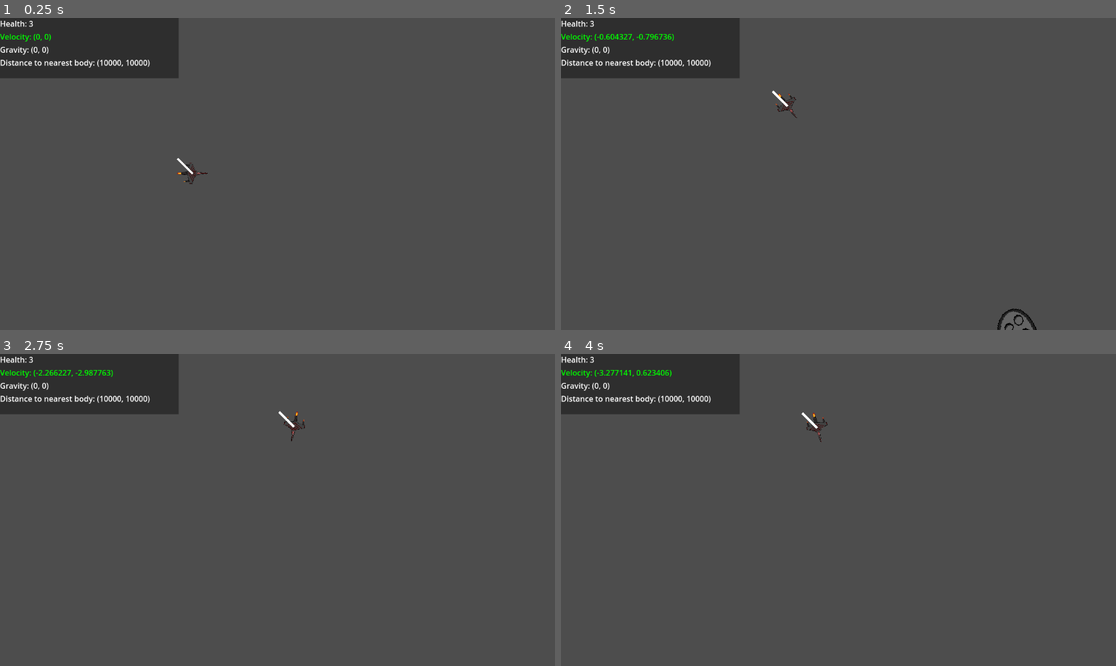
Above: before the commit, frames 1-4 (two rows, left to right).
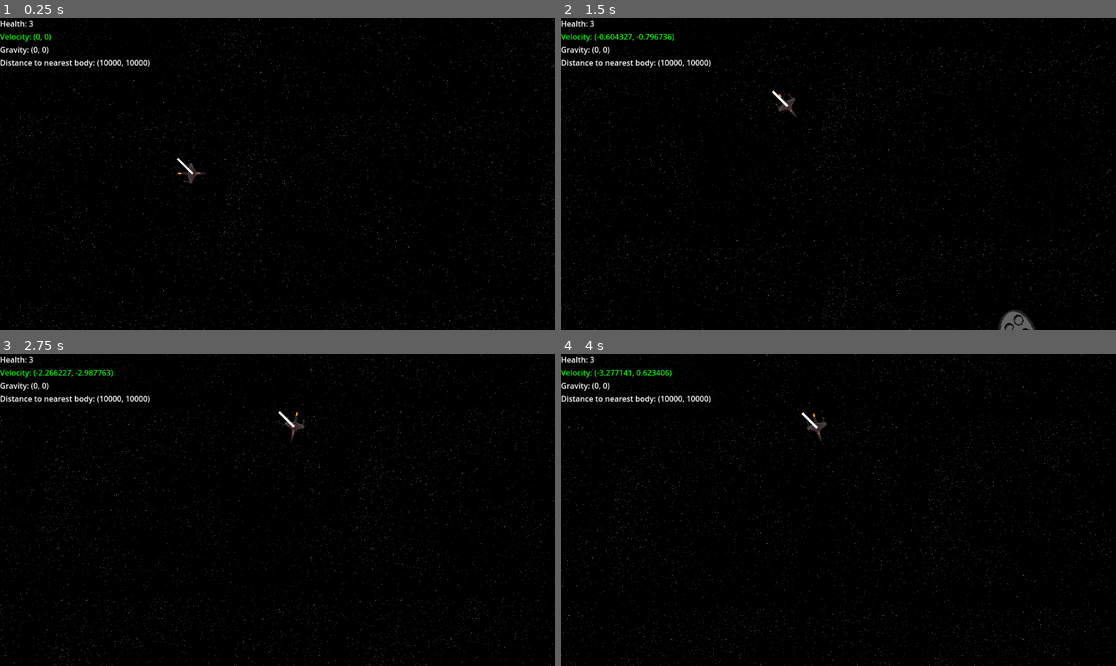
Above: after the commit, the same moments.

Repository: Lambda-Nabla/orbit-newton
Game: Godot game, scene res://scenes/main.tscn
Same seed, same stepped clock (60 frames per second), same inputs: the game is played once before the commit and once after it. This scene is started directly instead of the project's main scene.
Inputs (mouse positions are in pixels of both pictures, inside the frame that each line leads up to):
- Up to frame 1 (0.25 s): no input
- Up to frame 2 (1.5 s): tap Enter at 0.5 s; move the mouse to (960, 158) at 0.52 s; hold D (right) 0.53-1.28 s; click (960, 158) at 0.67 s; move the mouse to (727, 189) at 1.27 s; hold S (down) from 1.28 s (still down)
- Up to frame 3 (2.75 s): move the mouse to (333, 441) at 2.02 s; release S (down) at 2.03 s; hold D (right) from 2.03 s (still down)
- Up to frame 4 (4 s): move the mouse to (810, 572) at 2.77 s; release D (right) at 2.78 s; hold W (up) 2.78-3.53 s; click (810, 572) at 2.92 s; move the mouse to (1005, 556) at 3.52 s; hold A (left) from 3.53 s (still down)

The runs differ from the first frame. In frame 1, 99% of the frame differs, in the area x 0-100%, y 0-100%; in frame 2, 99%; in frame 3, 99%; in frame 4, 99%.

Commit message:
added stars background back in

Diff:
--- a/scenes/main.tscn
+++ b/scenes/main.tscn
@@ -9,6 +9,7 @@
 [ext_resource type="Texture2D" uid="uid://cxmx7v8nul3rq" path="res://textures/planet_moon.png" id="7_wqxwc"]
 [ext_resource type="Script" path="res://scenes/pointToPlanet.gd" id="8_k7dsp"]
 [ext_resource type="Texture2D" uid="uid://6xny2yfxwwdf" path="res://textures/Asteroid1.png" id="8_ppexo"]
+[ext_resource type="Texture2D" uid="uid://dt7q8xry417af" path="res://textures/starsky.webp" id="10_2xhfs"]
 
 [sub_resource type="CircleShape2D" id="CircleShape2D_lfh2h"]
 
@@ -307,3 +308,11 @@
 [node name="Sprite2D" type="Sprite2D" parent="Asteroid14"]
 scale = Vector2(0.5, 0.5)
 texture = ExtResource("8_ppexo")
+
+[node name="Starsky" type="Sprite2D" parent="."]
+z_index = -3
+texture_repeat = 2
+position = Vector2(539, 100)
+texture = ExtResource("10_2xhfs")
+region_enabled = true
+region_rect = Rect2(0, 0, 500000, 500000)
Not shown: 1 places in scenes/main.tscn that only renumber resources
